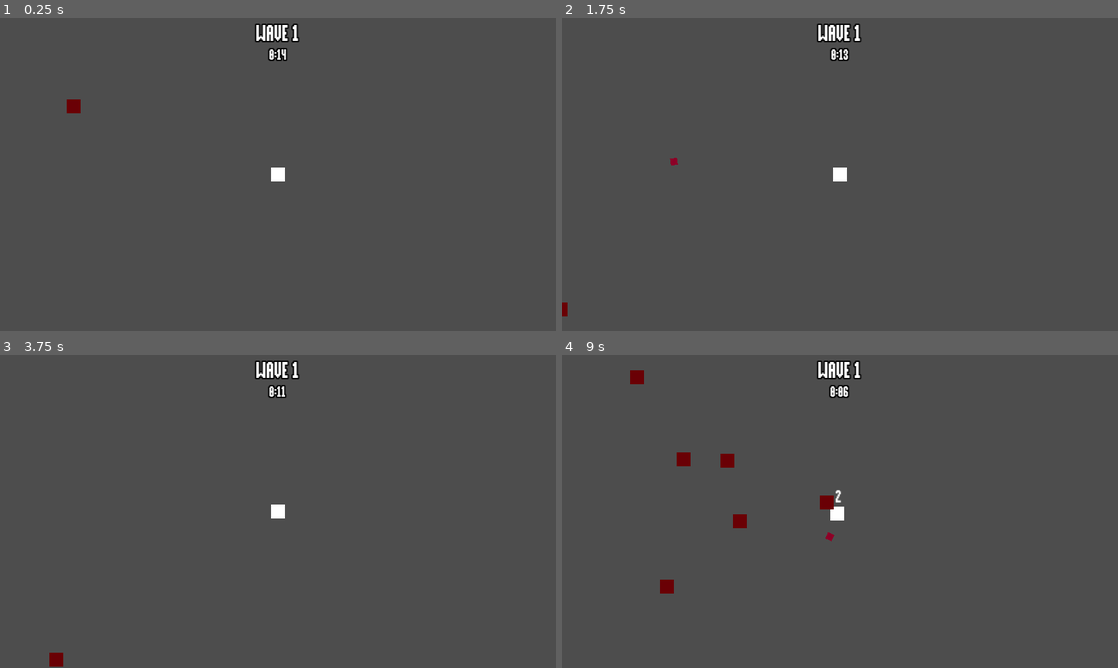
Above: before the commit, frames 1-4 (two rows, left to right).
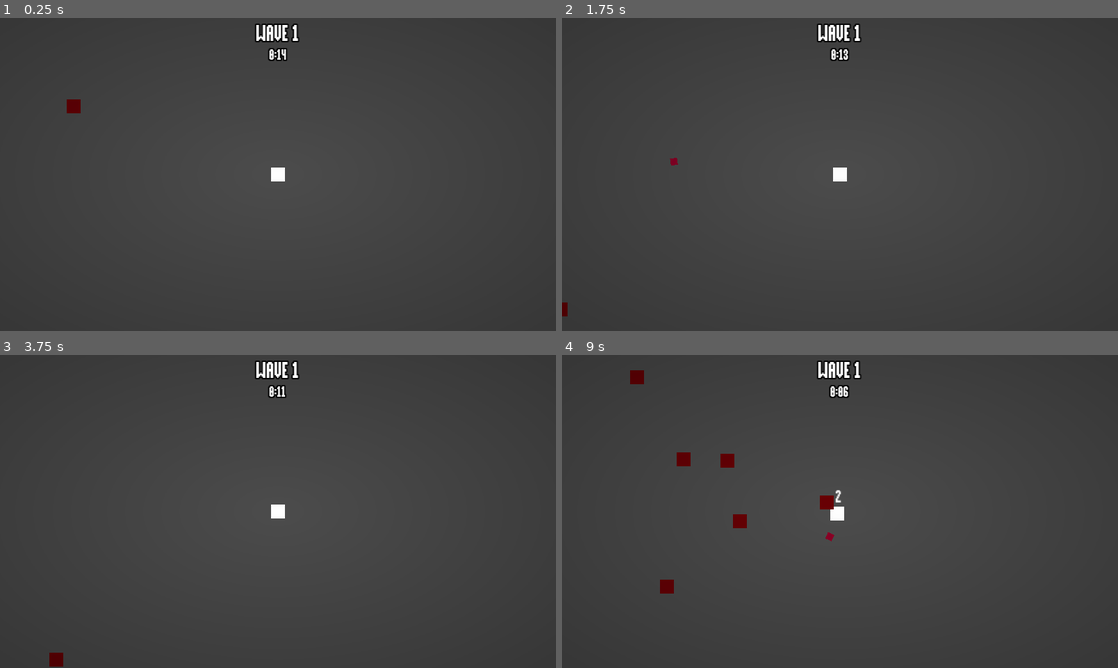
Above: after the commit, the same moments.

Repository: Huffmanz/BloodDebt
Game: Godot game, scene res://levels/world.tscn
Two runs of this game, one before a commit and one after it. Both use one fixed random seed, a clock stepped at 60 frames per second and the inputs below.
Inputs (mouse positions are in pixels of both pictures, inside the frame that each line leads up to):
- Up to frame 1 (0.25 s): no input
- Up to frame 2 (1.75 s): move the mouse to (962, 158) at 0.52 s; hold D (move_right) 0.53-1.28 s; tap Shift (dash) at 0.6 s; tap Enter at 1.25 s; move the mouse to (728, 190) at 1.27 s; hold S (move_down) from 1.28 s (still down); click (728, 190) at 1.35 s
- Up to frame 3 (3.75 s): move the mouse to (333, 442) at 2.02 s; release S (move_down) at 2.03 s; hold D (move_right) 2.03-2.78 s; tap Shift (dash) at 2.1, 3.6 s; tap Space at 2.75 s; move the mouse to (250, 574) at 2.77 s; hold W (move_up) 2.78-3.53 s; click (250, 574) at 2.85 s; tap Enter at 3.5 s; move the mouse to (444, 558) at 3.52 s; hold A (move_left) from 3.53 s (still down)
- Up to frame 4 (9 s): move the mouse to (673, 464) at 4.27 s; click (673, 464) at 4.35 s; move the mouse to (867, 511) at 5.02 s; release A (move_left) at 5.03 s; hold S (move_down) 5.03-5.78 s; tap Shift (dash) at 5.1, 6.6, 8.1 s; move the mouse to (756, 433) at 5.77 s; hold D (move_right) 5.78-6.53 s; click (756, 433) at 5.85 s; move the mouse to (962, 495) at 6.52 s; hold W (move_up) 6.53-7.28 s; move the mouse to (728, 527) at 7.27 s; hold D (move_right) 7.28-8.03 s; click (728, 527) at 7.35 s; move the mouse to (895, 442) at 8.02 s; hold S (move_down) 8.03-8.78 s; move the mouse to (812, 574) at 8.77 s; hold A (move_left) from 8.78 s (still down); click (812, 574) at 8.85 s

The runs differ from the first frame. In frame 2, less than 0.1% of the frame differs, in the area x 0-1%, y 90-96%; in frame 3, 0.1%, in the area x 8-12%, y 95-100%; in frame 4, less than 0.1%.

Commit message:
adding vignette shader

Diff:
--- a/combat/player_projectile.tscn
+++ b/combat/player_projectile.tscn
@@ -1,8 +1,13 @@
-[gd_scene load_steps=2 format=3 uid="uid://buo2m1t7hq112"]
+[gd_scene load_steps=3 format=3 uid="uid://buo2m1t7hq112"]
 
 [ext_resource type="PackedScene" uid="uid://b07sdwdmbai0f" path="res://combat/projectile.tscn" id="1_7vumq"]
 
+[sub_resource type="ShaderMaterial" id="ShaderMaterial_qg4v0"]
+
 [node name="PlayerProjectile" instance=ExtResource("1_7vumq")]
 
-[node name="HitboxComponent" parent="." index="3"]
+[node name="HitboxComponent" parent="." index="1"]
 damage = 5
+
+[node name="Sprite2D" parent="." index="3"]
+material = SubResource("ShaderMaterial_qg4v0")
--- a/combat/projectile.tscn
+++ b/combat/projectile.tscn
@@ -3,6 +3,9 @@
 [ext_resource type="Script" path="res://combat/hitbox_component.gd" id="1_eq3x5"]
 [ext_resource type="Script" path="res://combat/projectile.gd" id="1_k8ttn"]
 [ext_resource type="PackedScene" uid="uid://bmqxntns8k615" path="res://movement/velocity_component.tscn" id="2_mawv0"]
+
+[sub_resource type="CircleShape2D" id="CircleShape2D_ic065"]
+radius = 4.0
 
 [sub_resource type="CircleShape2D" id="CircleShape2D_r1p78"]
 radius = 4.0
@@ -15,9 +18,6 @@
 width = 8
 height = 8
 
-[sub_resource type="CircleShape2D" id="CircleShape2D_ic065"]
-radius = 4.0
-
 [node name="Projectile" type="CharacterBody2D"]
 collision_layer = 0
 collision_mask = 0
@@ -27,12 +27,6 @@
 max_speed = 500
 acceleration = 50.0
 
-[node name="CollisionShape2D" type="CollisionShape2D" parent="."]
-shape = SubResource("CircleShape2D_r1p78")
-
-[node name="Sprite2D" type="Sprite2D" parent="."]
-texture = SubResource("GradientTexture2D_h8kav")
-
 [node name="HitboxComponent" type="Area2D" parent="."]
 collision_layer = 16
 collision_mask = 17
@@ -41,6 +35,12 @@
 [node name="CollisionShape2D" type="CollisionShape2D" parent="HitboxComponent"]
 shape = SubResource("CircleShape2D_ic065")
 
+[node name="CollisionShape2D" type="CollisionShape2D" parent="."]
+shape = SubResource("CircleShape2D_r1p78")
+
+[node name="Sprite2D" type="Sprite2D" parent="."]
+texture = SubResource("GradientTexture2D_h8kav")
+
 [node name="DeleteTimer" type="Timer" parent="."]
 wait_time = 5.0
 one_shot = true
--- a/enemy/demon.tscn
+++ b/enemy/demon.tscn
@@ -48,4 +48,5 @@
 damage = 25
 
 [node name="CollisionShape2D" type="CollisionShape2D" parent="HitboxComponent"]
+visible = false
 shape = SubResource("RectangleShape2D_xqi74")
--- a/levels/world.tscn
+++ b/levels/world.tscn
@@ -1,14 +1,31 @@
-[gd_scene load_steps=8 format=3 uid="uid://dh4g5lvct4ome"]
+[gd_scene load_steps=10 format=3 uid="uid://dh4g5lvct4ome"]
 
+[ext_resource type="Shader" path="res://shaders/vignette.gdshader" id="1_jcdjx"]
 [ext_resource type="PackedScene" uid="uid://df6l8uwqvwnk7" path="res://managers/wave_time_manager.tscn" id="1_ue0gm"]
 [ext_resource type="PackedScene" uid="uid://k0b7bq4x6osb" path="res://player/player.tscn" id="1_yb148"]
 [ext_resource type="PackedScene" uid="uid://sbpofqbqkvxd" path="res://ui/wave_time_ui.tscn" id="2_b67d3"]
 [ext_resource type="PackedScene" uid="uid://dx2xpus7nlxvw" path="res://managers/enemy_manager.tscn" id="3_0oc6b"]
-[ext_resource type="PackedScene" uid="uid://dunw7oi01pqr7" path="res://enemy/cursed_villager.tscn" id="4_7hdus"]
-[ext_resource type="PackedScene" uid="uid://b2mnperhbmrcn" path="res://enemy/demon.tscn" id="5_gc7j2"]
+[ext_resource type="PackedScene" path="res://enemy/cursed_villager.tscn" id="4_7hdus"]
+[ext_resource type="PackedScene" uid="uid://bhs7q2klj6dtq" path="res://enemy/demon.tscn" id="5_gc7j2"]
 [ext_resource type="PackedScene" uid="uid://biy2a0xfjo8ji" path="res://managers/demon_manager.tscn" id="6_envjh"]
 
+[sub_resource type="ShaderMaterial" id="ShaderMaterial_7rwuf"]
+shader = ExtResource("1_jcdjx")
+shader_parameter/outerRadius = 5.0
+shader_parameter/MainAlpha = 1.0
+shader_parameter/vignette_color = null
+
 [node name="world" type="Node2D"]
+
+[node name="CanvasLayer" type="CanvasLayer" parent="."]
+
+[node name="ColorRect" type="ColorRect" parent="CanvasLayer"]
+material = SubResource("ShaderMaterial_7rwuf")
+anchors_preset = 15
+anchor_right = 1.0
+anchor_bottom = 1.0
+grow_horizontal = 2
+grow_vertical = 2
 
 [node name="DemonManager" parent="." node_paths=PackedStringArray("demon") instance=ExtResource("6_envjh")]
 demon = NodePath("../entities/Demon")
--- a/project.godot
+++ b/project.godot
@@ -80,3 +80,4 @@
 
 renderer/rendering_method="gl_compatibility"
 renderer/rendering_method.mobile="gl_compatibility"
+viewport/hdr_2d=true
--- /dev/null
+++ b/shaders/glow.gdshader
@@ -0,0 +1,52 @@
+shader_type canvas_item;
+
+
+uniform float BLOOM_THRESHOLD = 0.7;
+uniform float BLOOM_INTENSITY = 3.0;
+
+uniform int BLUR_ITERATIONS = 3;
+uniform float BLUR_SIZE = 0.03;
+uniform int BLUR_SUBDIVISIONS = 32;
+
+vec3 getHDR(vec3 tex) {
+    return max((tex - BLOOM_THRESHOLD) * BLOOM_INTENSITY, vec3(0.0));
+}
+
+vec3 gaussian(sampler2D sampler, vec2 uv) {
+    vec3 sum = vec3(0.0);
+
+    for (int i = 1; i <= BLUR_ITERATIONS; i++) {
+        float angle = 360.0 / float(BLUR_SUBDIVISIONS);
+
+        for (int j = 0; j < BLUR_SUBDIVISIONS; j++) {
+            float dist = BLUR_SIZE * float(i + 1) / float(BLUR_ITERATIONS);
+            float s = sin(angle * float(j));
+            float c = cos(angle * float(j));
+
+            sum += getHDR(texture(sampler, uv + vec2(c, s) * dist).xyz);
+        }
+    }
+
+    sum /= float(BLUR_ITERATIONS * BLUR_SUBDIVISIONS);
+    return sum * BLOOM_INTENSITY;
+}
+
+vec3 blend(vec3 a, vec3 b) {
+    return 1.0 - (1.0 - a) * (1.0 - b);
+}
+
+void fragment() {
+    vec4 tx = texture(TEXTURE, UV);
+    vec3 result = gaussian(TEXTURE, UV);
+
+	vec4 bg = vec4(result, 1);
+
+    float gray = dot(bg.rgb, vec3(0.299, 0.587, 0.114));
+    bg = vec4(bg.rgb, gray);
+
+	vec4 final = bg;
+
+	final = bg + tx;
+
+    COLOR = final;
+}
--- /dev/null
+++ b/shaders/vignette.gdshader
@@ -0,0 +1,12 @@
+shader_type canvas_item;
+
+uniform float outerRadius : hint_range(0.0, 5.0) = 1.0;
+uniform float MainAlpha : hint_range(0.0, 1.0) = 1.0;
+uniform vec4 vignette_color: source_color;
+
+void fragment() {
+	float x = abs(UV.x-.5)*2.0;
+	float y = abs(UV.y-.5)*2.0;
+	float v = (sqrt((x*x)+(y*y))/outerRadius);
+	COLOR = vec4(vignette_color.rgb,v*MainAlpha);
+}
Not shown: 1 places in enemy/demon.tscn that only renumber resources
Not shown: 1 places in player/player.tscn that only renumber resources
